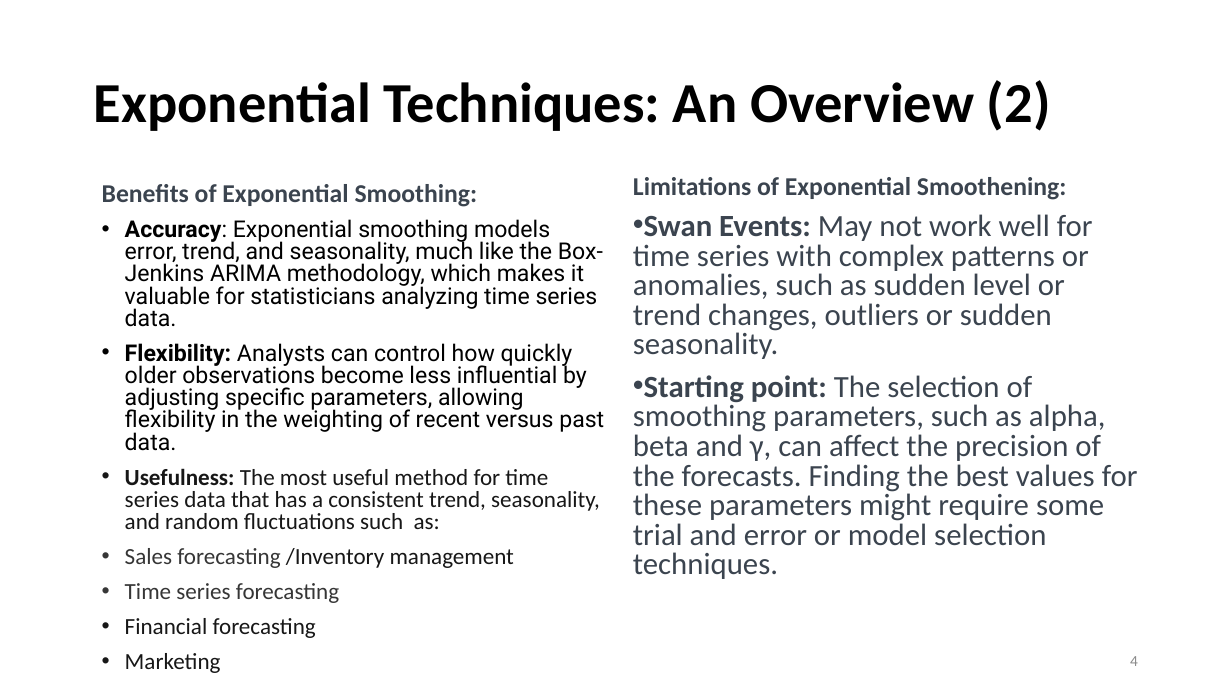
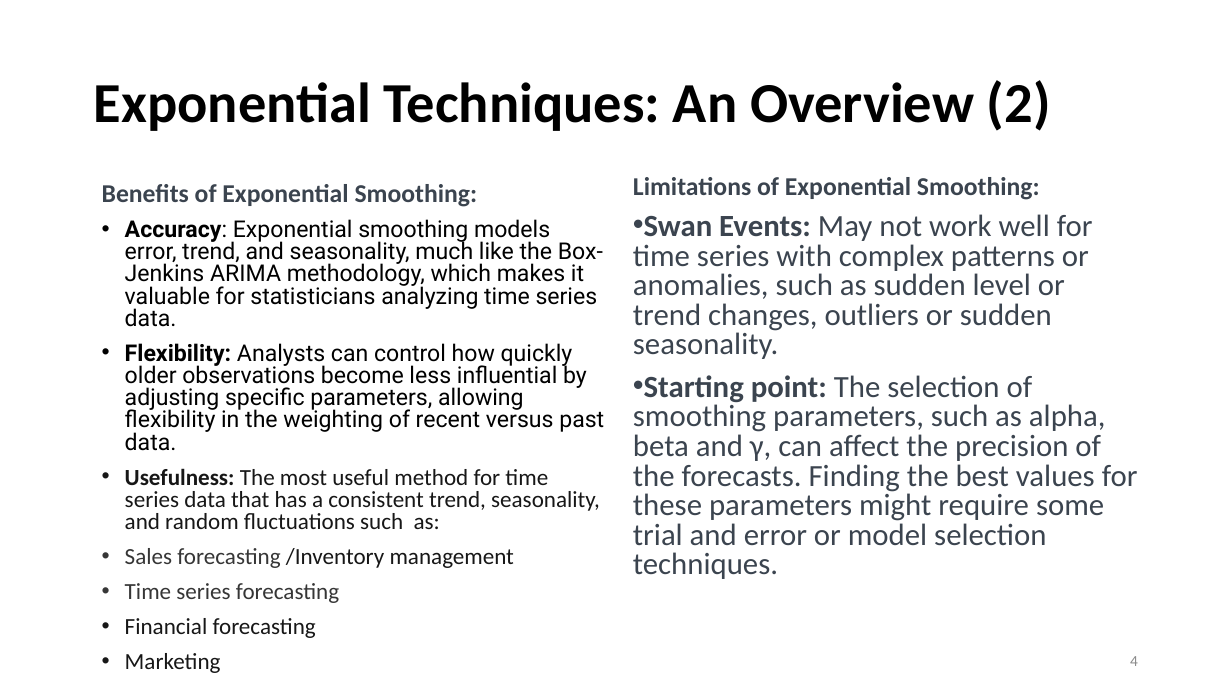
Before and after one commit to Heleinef/Data-Science-Master_Heleine, a slide deck: slide 4 of Exponential Smoothing PPT_Data624.pptx. Drawn at 1232x693 pixels with LibreOffice and Linux fonts; fonts in the diff are those of the drawing. Boxes give left, top, right and bottom in pixels: in the first picture for what was removed or moved away, otherwise in the second. Text is boxed around its words. In the diff, an @@ line names an element or a change of style, - is before the commit and + after.

```diff
--- a/Exponential Smoothing PPT_Data624.pptx
+++ b/Exponential Smoothing PPT_Data624.pptx
@@ text at <box>633,177,1040,200</box>: text changed @@
-Limitations of Exponential Smoothening:
+Limitations of Exponential Smoothing:
```
